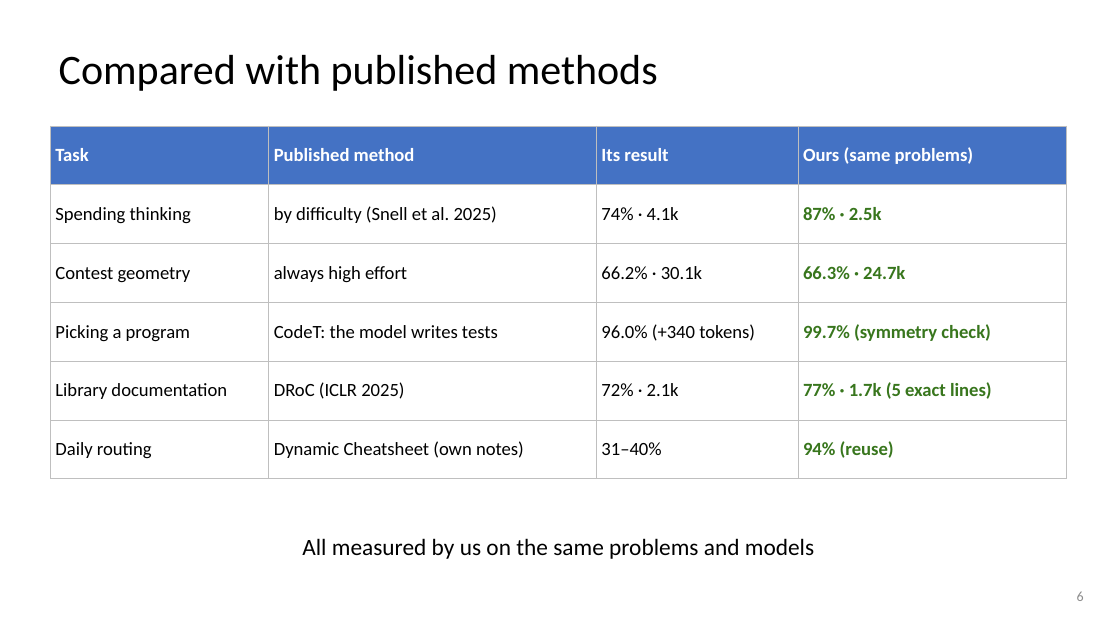
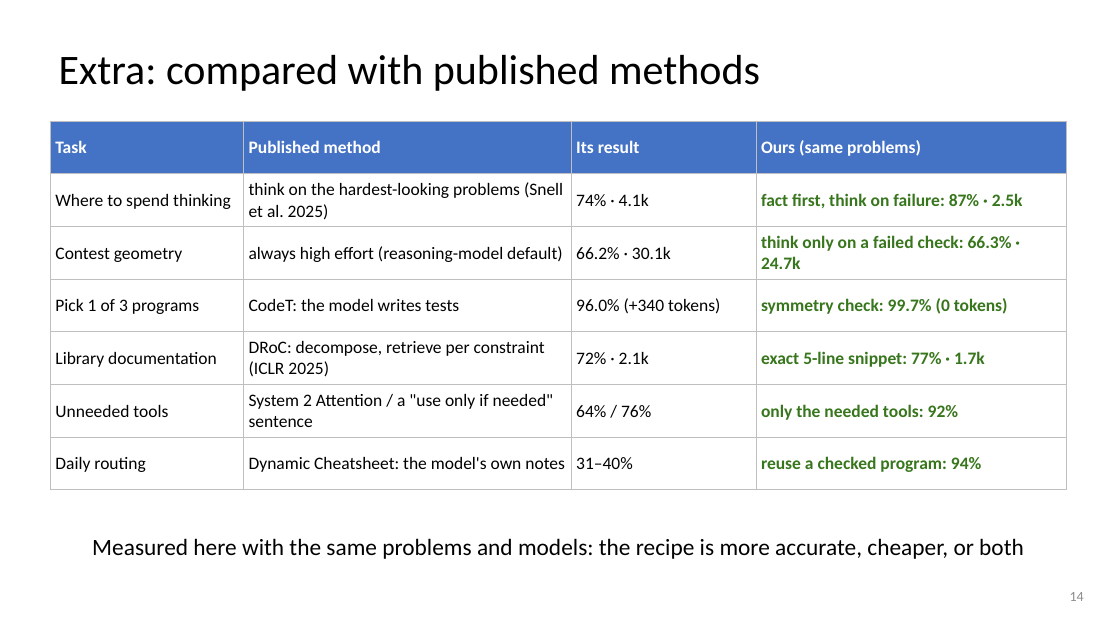
Before and after one commit to dlwns147/CSED490E_Project_Team5, a slide deck: slide 14 of PROPOSAL_slides.pptx (slide 6 before the commit). Drawn at 1120x630 pixels with LibreOffice and Linux fonts; fonts in the diff are those of the drawing. Boxes give left, top, right and bottom in pixels: in the first picture for what was removed or moved away, otherwise in the second. Text is boxed around its words. In the diff, an @@ line names an element or a change of style, - is before the commit and + after.

```diff
--- a/PROPOSAL_slides.pptx
+++ b/PROPOSAL_slides.pptx
@@ title at [59,55,760,91]: text changed @@
-Compared with published methods
+Extra: compared with published methods
@@ table at [50,122,1067,476] @@
-row 2: Spending thinking | by difficulty (Snell et al. 2025) | 74% · 4.1k | 87% · 2.5k
-row 3: Contest geometry | always high effort | 66.2% · 30.1k | 66.3% · 24.7k
-row 4: Picking a program | CodeT: the model writes tests | 96.0% (+340 tokens) | 99.7% (symmetry check)
-row 5: Library documentation | DRoC (ICLR 2025) | 72% · 2.1k | 77% · 1.7k (5 exact lines)
-row 6: Daily routing | Dynamic Cheatsheet (own notes) | 31–40% | 94% (reuse)
+row 2: Where to spend thinking | think on the hardest-looking problems (Snell et al. 2025) | 74% · 4.1k | fact first, think on failure: 87% · 2.5k
+row 3: Contest geometry | always high effort (reasoning-model default) | 66.2% · 30.1k | think only on a failed check: 66.3% · 24.7k
+row 4: Pick 1 of 3 programs | CodeT: the model writes tests | 96.0% (+340 tokens) | symmetry check: 99.7% (0 tokens)
+row 5: Library documentation | DRoC: decompose, retrieve per constraint (ICLR 2025) | 72% · 2.1k | exact 5-line snippet: 77% · 1.7k
+row 6: Unneeded tools | System 2 Attention / a "use only if needed" sentence | 64% / 76% | only the needed tools: 92%
+row 7: Daily routing | Dynamic Cheatsheet: the model's own notes | 31–40% | reuse a checked program: 94%
@@ table: place and size @@
-table at [50,126,1067,462]
+table at [50,122,1067,476]
@@ text at [92,538,1024,559]: text changed @@
-All measured by us on the same problems and models
+Measured here with the same problems and models: the recipe is more accurate, cheaper, or both
@@ page number at [1070,592,1084,601]: text changed @@
-6
+14
```
Also in this commit, not shown: 2 other slides changed, 11 slides added, 1 slide removed, 4 other files.
